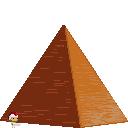
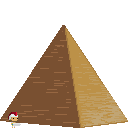
Before/after of a 128x128 layered artwork. What changed in the layer stack:
pixels changed over [0, 25, 128, 128] (layer not identified)
